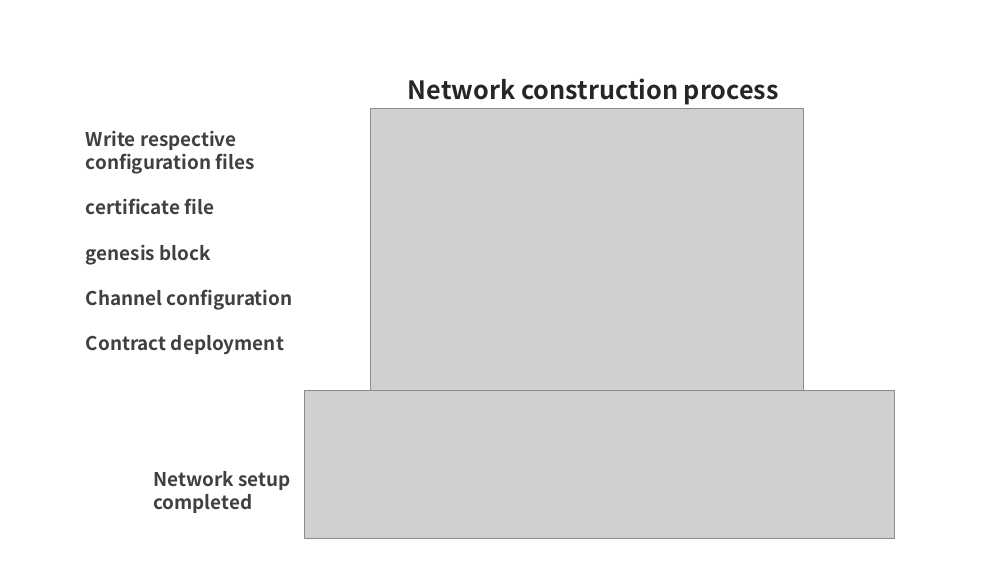
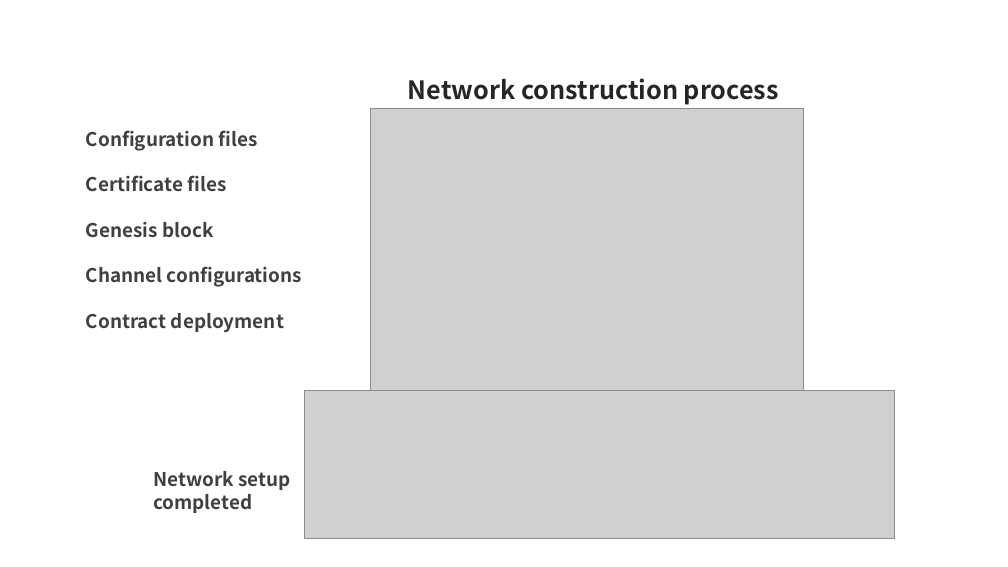
Before and after one commit to Amadeus-1048/CUHK-ECLT-5950-Project, a slide deck: slide 15 of TANG - project pre.pptx. Drawn at 1008x567 pixels with LibreOffice and Linux fonts; fonts in the diff are those of the drawing; grey boxes stand for pictures; background and template pictures are left out. Boxes give left, top, right and bottom in pixels: in the first picture for what was removed or moved away, otherwise in the second. Text is boxed around its words. In the diff, an @@ line names an element or a change of style, - is before the commit and + after.

```diff
--- a/TANG - project pre.pptx
+++ b/TANG - project pre.pptx
@@ text at [86,130,302,287]: text changed @@
-Write respective configuration files
-certificate file
-genesis block
-Channel configuration
+Configuration files
+Certificate files
+Genesis block
+Channel configurations
```
Also in this commit, not shown: 2 other slides changed, 1 slide added, 1 slide removed.
